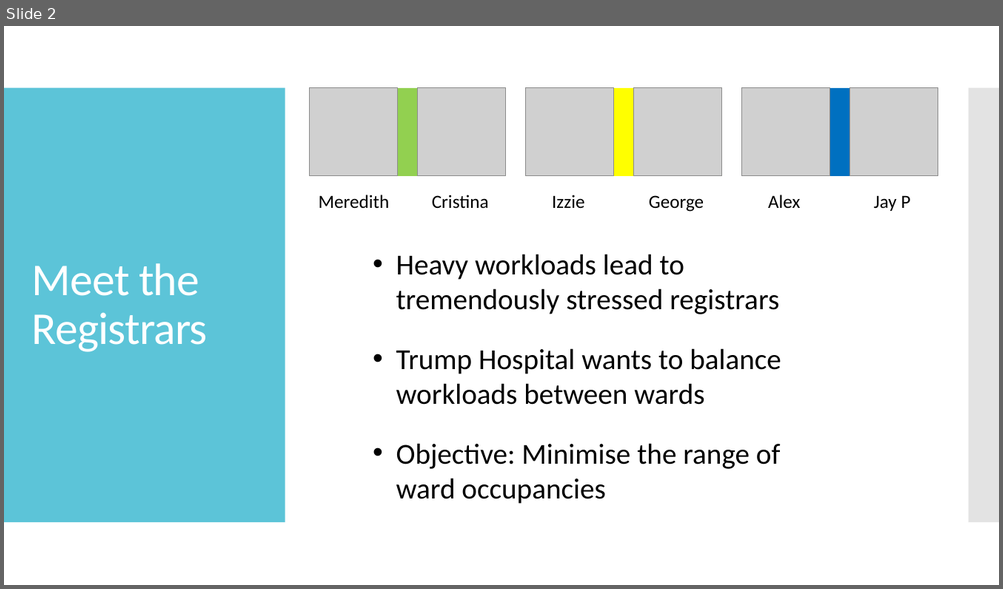
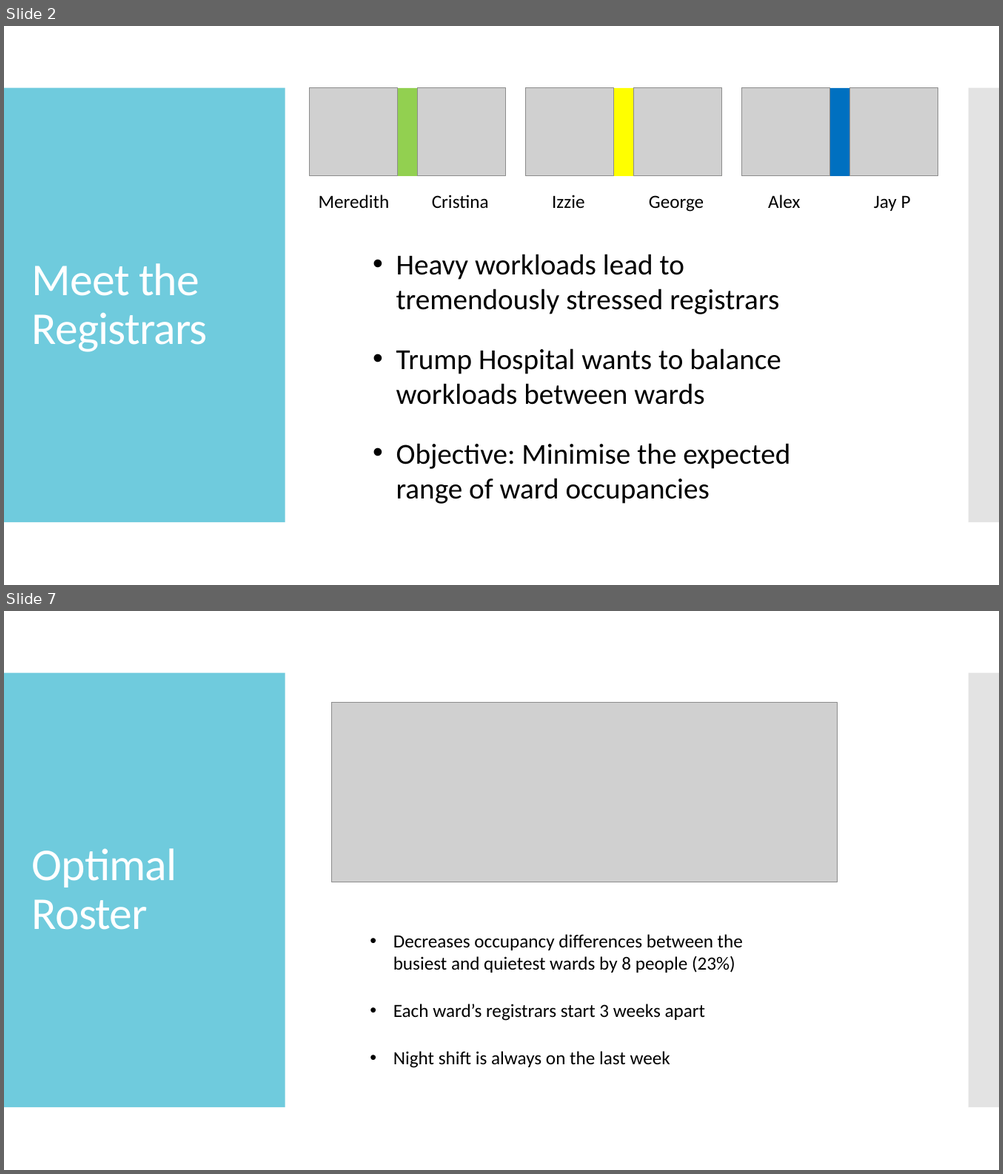
Before and after one commit to loganbwu/ENGSCI-355-Project-1, a slide deck: Presentation/Presentation.pptx. Shown one above the other, each under a label of ours: slide 2 before the commit, slides 2 and 7 after it; the slides between them are not shown. The pictures are 1003x589 and 1003x1174 pixels, drawn with LibreOffice and Linux fonts; fonts in the diff are those of the drawing; grey boxes stand for pictures; background and template pictures are left out. Boxes give left, top, right and bottom in pixels: in the first picture for what was removed or moved away, otherwise in the second. Text is boxed around its words. In the diff, an @@ line names an element or a change of style, - is before the commit and + after.

```diff
--- a/Presentation/Presentation.pptx
+++ b/Presentation/Presentation.pptx
@@ slide 7 added at box(4, 611, 999, 1170), background #FFFFFF; not listed: 2 template elements that a slide beside it also shows @@
@@ picture added at box(332, 703, 837, 882) @@
@@ title added at box(32, 849, 177, 930), 44 pt, text #FFFFFF @@
+Optimal Roster
@@ text added at box(393, 934, 743, 1068), 18 pt, text #000000 @@
+• Decreases occupancy differences between the busiest and quietest wards by 8 people (23%)
+• Each ward’s registrars start 3 weeks apart
+• Night shift is always on the last week
@@ slide 2 changed as well @@
@@ rectangle at box(4, 88, 285, 523): fill #40BAD2 at 85% opacity to #40BAD2 at 75% opacity @@
@@ text at box(396, 443, 790, 504): text changed @@
-• Objective: Minimise the range of ward occupancies
+• Objective: Minimise the expected range of ward occupancies
```
Also in this commit, not shown: 1 other slide changed, 5 other slides added, 1 slide removed, 1 other file.
